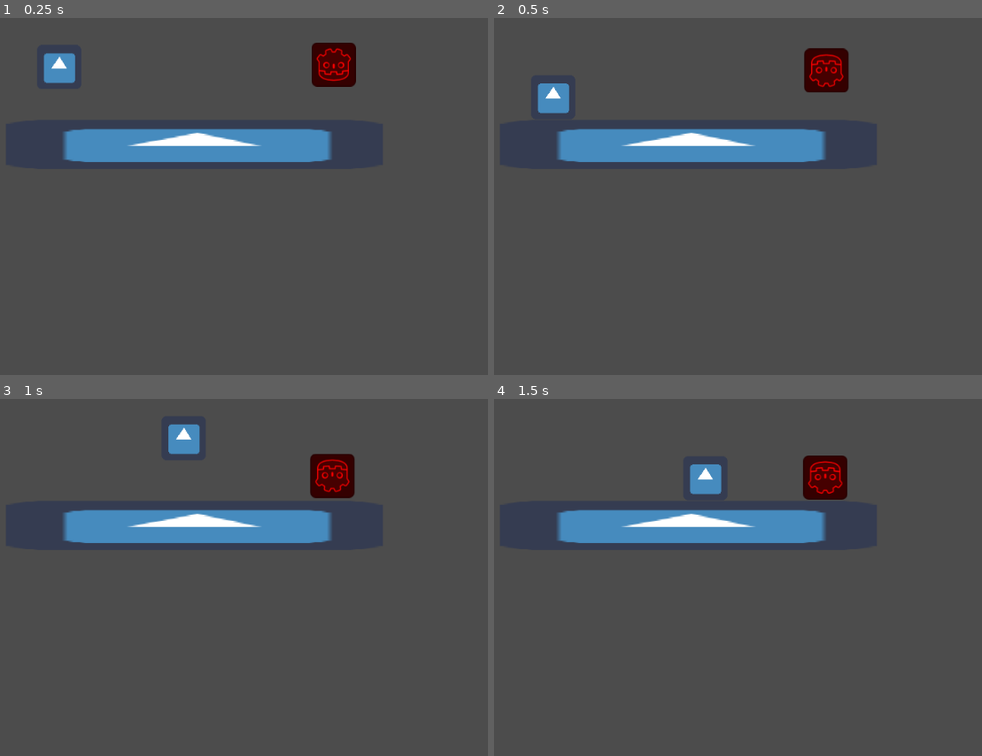
Above: before the commit, frames 1-4 (two rows, left to right).
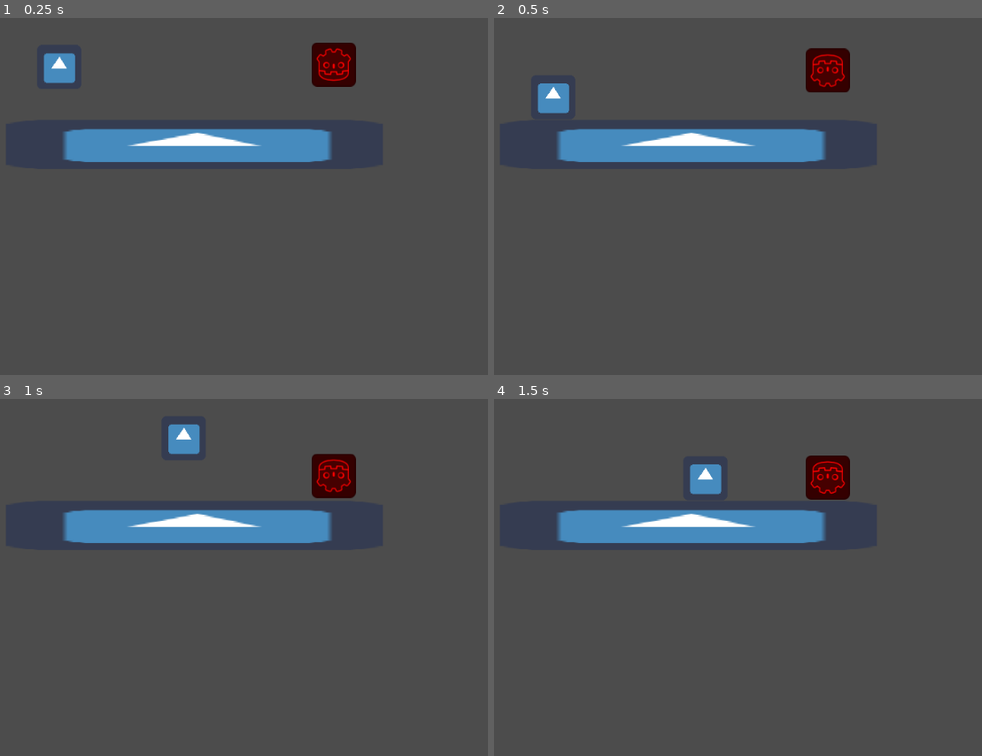
Above: after the commit, the same moments.

Repository: LaurenceTimothyMGarcia/Halloween-Game-Jam-2021
Game: Godot game, scene res://Assets/Scenes/PlayerTester.tscn
The game is run twice, just before and just after one commit, with the same random seed, the same clock (stepped at 60 frames per second) and the same inputs. The project has no main scene, so this scene is started directly. The engine's default icon, where the game draws it, is replaced by a stand-in: a white triangle on a blue panel in a dark square.
Inputs:
- Up to frame 1 (0.25 s): no input
- Up to frame 2 (0.5 s): no input
- Up to frame 3 (1 s): hold D (move_right) from 0.53 s (still down); tap Space (jump) at 0.77 s
- Up to frame 4 (1.5 s): release D (move_right) at 1.28 s; hold A (move_left) from 1.28 s (still down)

Frame 1 is identical in both runs. In frame 2, 0.3% of the frame differs, in the area x 63-73%, y 8-21%; in frame 3, 0.3%; in frame 4, 0.5%, in the area x 63-73%, y 15-29%.

Commit message:
adjusted enemy script
adjusted enemy script

Diff:
--- a/Assets/Scenes/BasicEnemy.gd
+++ b/Assets/Scenes/BasicEnemy.gd
@@ -14,21 +14,21 @@
 	#if $AnimationPlayer.current_animation == "Attack":
 		#return
 
-	move_character()
+	move_character(delta)
 	detect_turn_around()
 
-func move_character():
+func move_character(var delta):
 	if is_moving_left:
-		velocity.x = -speed
+		velocity.x = -speed * delta
 	else:
-		velocity.x = speed
+		velocity.x = speed * delta
 	linear_velocity.x = velocity.x
 
 func detect_turn_around():
 	if not $RayCast2D.is_colliding():
 		is_moving_left = !is_moving_left
 		scale.x = -scale.x
-		print("Time to turn around")
+		#print("Time to turn around")
 
 func hit():
 	$AttackDetector.monitoring = true
